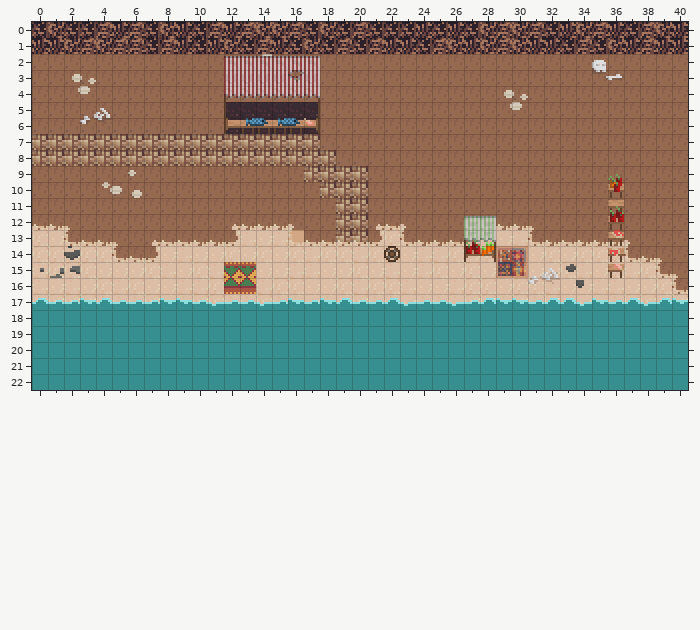
Tiled map, stored at maps/level4.tmx. Above: the version before the commit.
Cells are 8x8 px. Shown: x 0..40, y 0..22. Tiles whose own drawing changed are shown in their newer look in all pictures.
After:
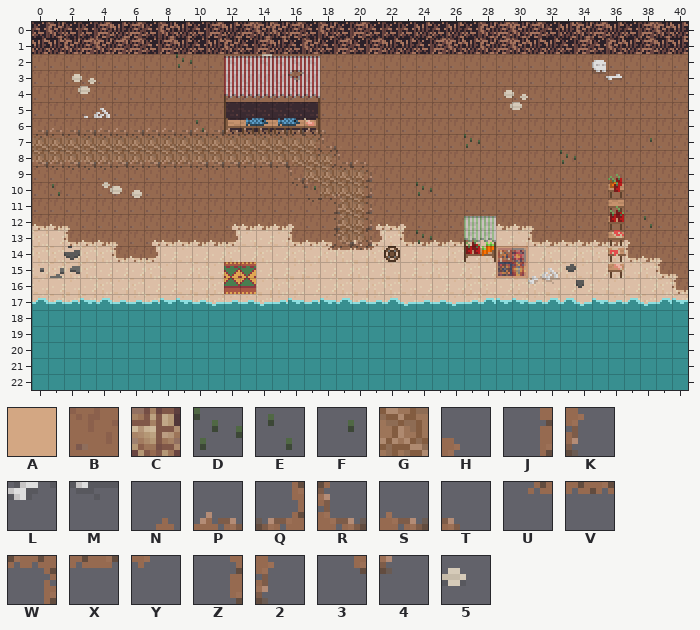
Key: from "Tileset": A 0, B 33, C 97, D 101, E 102, F 103, G 224, H 324, J 355, K 356, L 382, M 383, N 385, P 386, Q 387, R 388, S 389, T 390, U 417, V 418, W 419, X 421, Y 422, Z 451, 2 452, 3 483, 4 484, 5 534.
_ is an empty cell.
Difference:
Layer "ground":
y 7: x 0..17 CCCCCCCCCCCCCCCCCC -> GGGGGGGGGGGGGGGGGG
y 8: x 0..18 CCCCCCCCCCCCCCCCCCC -> GGGGGGGGGGGGGGGGGGG
y 9: x 17..20 CCCC -> GGGG
y 10: x 18..20 CCC -> GGG
y 11..12: x 19..20 CC -> GG
y 13: x 16 A -> B; x 19..20 CC -> GG
Layer "ground-detail2":
y 6: x 0..18 ___LM______________ -> SPSSPPSPPSPSPPPSSPT
y 7: x 0..19 ____________________ -> VXXVVVVVVVVVVXVVXWRH
y 8: x 0..21 ______________________ -> SPSSPSPSPPSSSPSSH3WRPH
y 9: x 0..21 ______5_______________ -> XVVVVXVXXXVVXXXXRTUVW2
y 10: x 16..21 ______ -> V4NTZK
y 11: x 17..21 _____ -> VWKJ2
y 12: x 18..21 ____ -> J2J2
y 13: x 18..21 ____ -> JRQ2
y 14: x 18..21 ____ -> UXVY
Layer "ground-detail3":
y 2: x 9 _ -> D
y 6: x 10 _ -> E
y 7: x 27 _ -> D; x 38 _ -> F
y 8: x 33 _ -> D
y 10: x 1 _ -> E; x 17 _ -> F; x 24 _ -> D
y 12: x 38 _ -> E
y 13: x 24 _ -> D
Boxes around the changes in both pictures, in picture pixels (x1, y1, x2, y2):
added: (176, 54, 192, 68)
changed: (32, 118, 374, 250)
added: (464, 134, 480, 148)
added: (650, 138, 652, 142)
added: (560, 150, 576, 164)
added: (416, 182, 432, 196)
added: (644, 216, 652, 228)
added: (416, 230, 432, 244)
